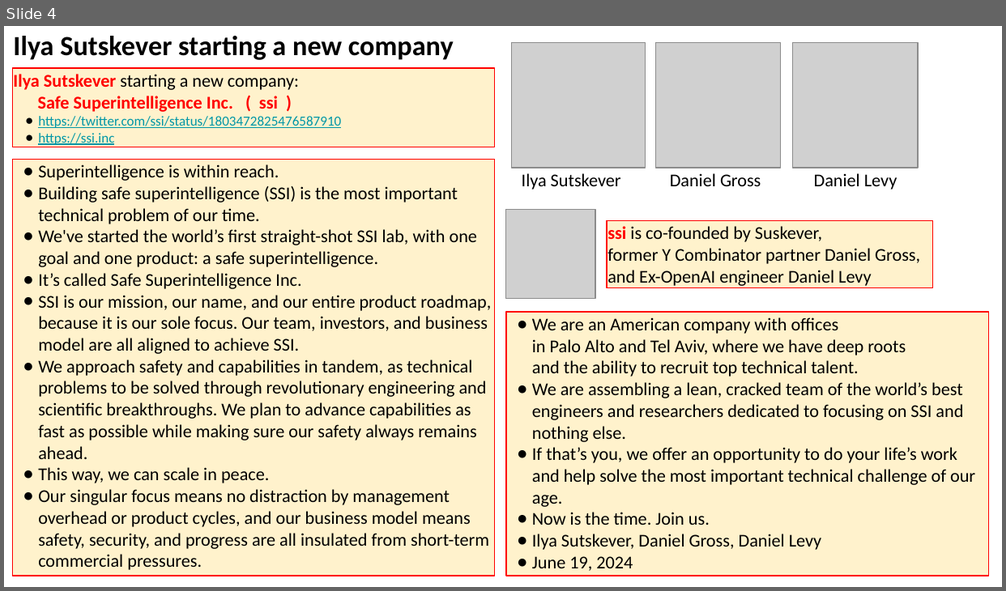
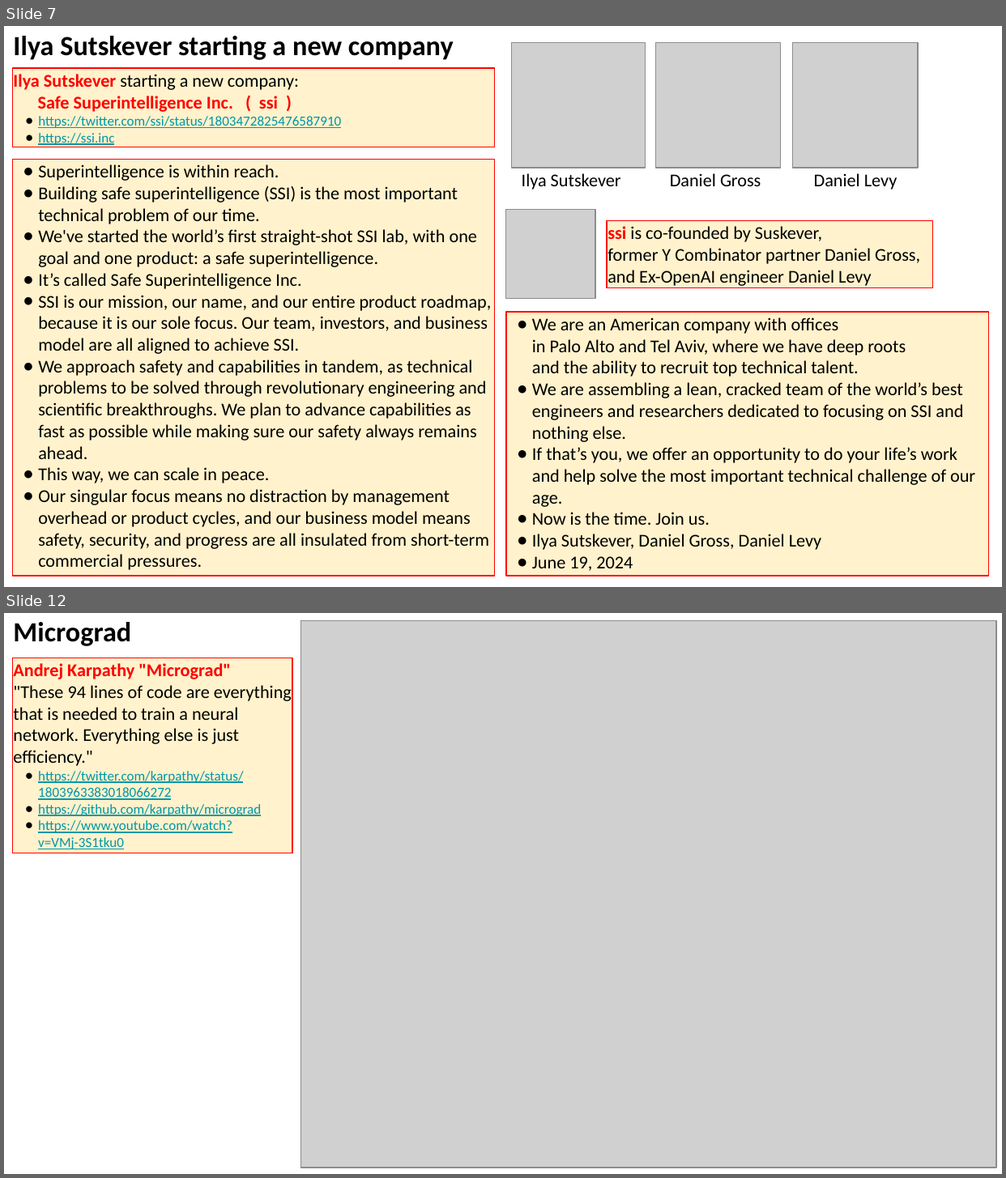
Before and after one commit to lselector/seminar, a slide deck: 2024/2024-06-21-AI-Updates.pptx. Shown one above the other, each under a label of ours: slide 4 before the commit, slides 7 and 12 after it; the slides between them are not shown. The pictures are 1006x591 and 1006x1178 pixels, drawn with LibreOffice and Linux fonts; fonts in the diff are those of the drawing; grey boxes stand for pictures. Boxes give left, top, right and bottom in pixels: in the first picture for what was removed or moved away, otherwise in the second. Text is boxed around its words. In the diff, an @@ line names an element or a change of style, - is before the commit and + after.

```diff
--- a/2024/2024-06-21-AI-Updates.pptx
+++ b/2024/2024-06-21-AI-Updates.pptx
@@ slide 12 added at (x1=4, y1=613, x2=1002, y2=1174), background #FFFFFF @@
@@ text added at (x1=13, y1=622, x2=131, y2=646), 20 pt, text #000000, bold @@
+Micrograd
@@ picture added at (x1=301, y1=621, x2=997, y2=1169) @@
@@ rectangle added at (x1=12, y1=658, x2=292, y2=854), fill #FFF2CC, outline #FF0000 0.75 pt, 10 pt, text #0097A7, underline @@
+Andrej Karpathy "Micrograd"
+"These 94 lines of code are everything that is needed to train a neural network. Everything else is just efficiency."
+● https://twitter.com/karpathy/status/1803963383018066272
+● https://github.com/karpathy/micrograd
+● https://www.youtube.com/watch?v=VMj-3S1tku0
@@ what was slide 4 is now slide 7 @@
```
Also in this commit, not shown: 5 slides changed, 4 other slides added, 1 slide removed.
